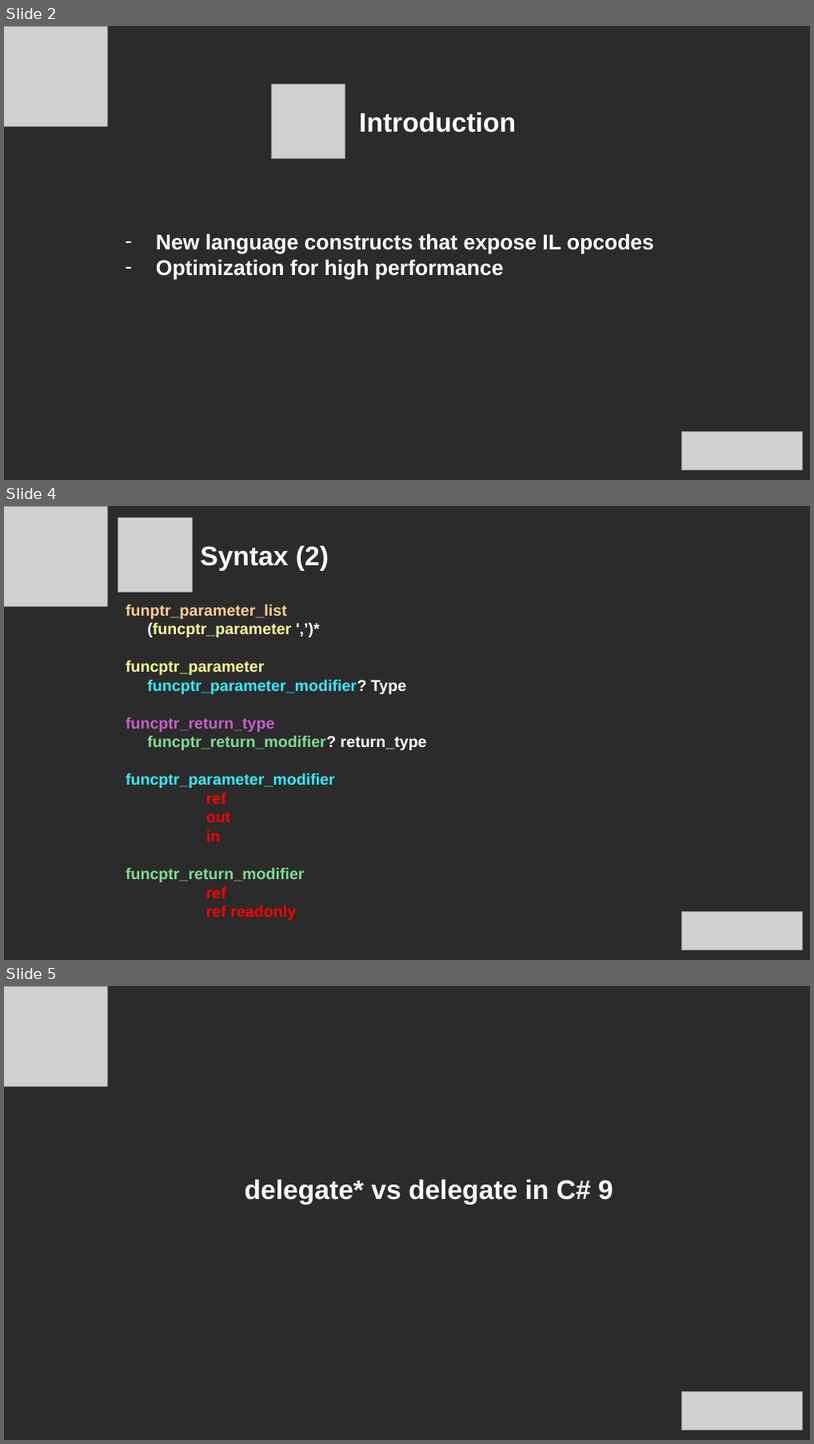
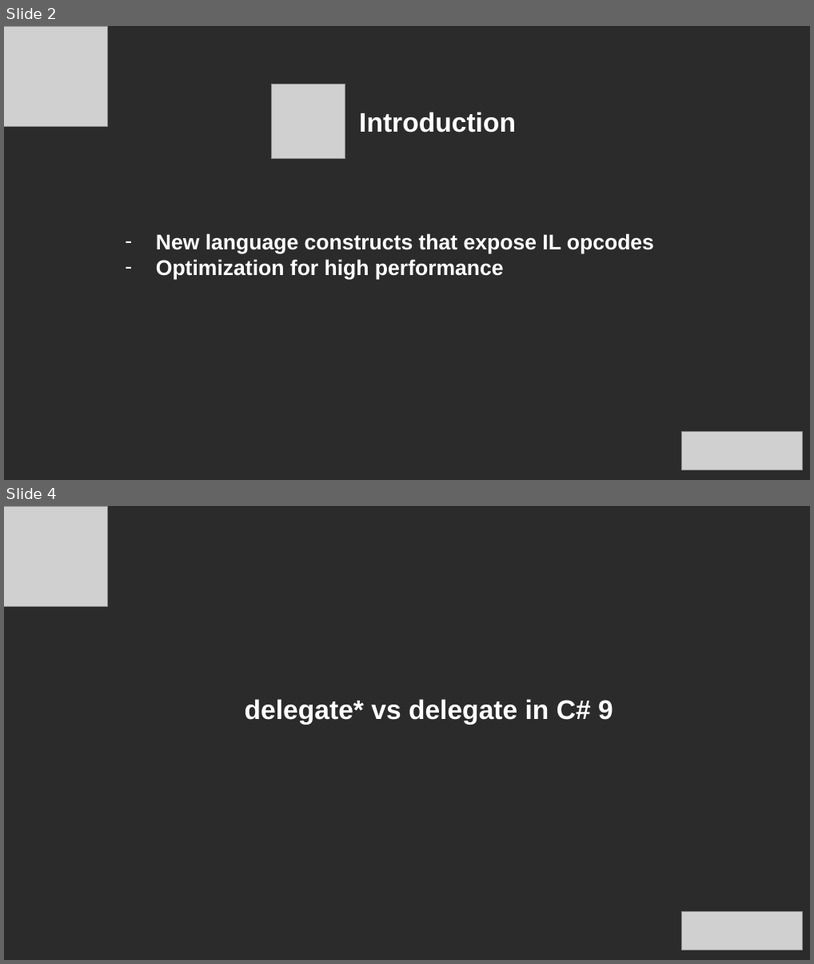
Before and after one commit to 94adi/DesignPatterns, a slide deck: FunctionPointer/Function Pointers proviz.pptx. Shown one above the other, each under a label of ours: slides 2, 4 and 5 before the commit, slides 2 and 4 after it; the slides between them are not shown. The pictures are 814x1444 and 814x964 pixels, drawn with LibreOffice and Linux fonts; fonts in the diff are those of the drawing; grey boxes stand for pictures; background and template pictures are left out; a plain dark background stands for a picture behind light text. Boxes give left, top, right and bottom in pixels: in the first picture for what was removed or moved away, otherwise in the second. Text is boxed around its words. In the diff, an @@ line names an element or a change of style, - is before the commit and + after.

```diff
--- a/FunctionPointer/Function Pointers proviz.pptx
+++ b/FunctionPointer/Function Pointers proviz.pptx
@@ slide 4 removed at (4, 506, 810, 960), background picture (left out) @@
@@ picture removed at (4, 506, 108, 606) @@
@@ picture removed at (118, 518, 193, 592) @@
@@ text removed at (200, 545, 329, 571) @@
-Syntax (2)
@@ text removed at (126, 604, 427, 920) @@
-funptr_parameter_list
-(funcptr_parameter ',’)*
-funcptr_parameter
-funcptr_parameter_modifier? Type
-funcptr_return_type
-funcptr_return_modifier? return_type
-funcptr_parameter_modifier
-ref
-out
-in
-funcptr_return_modifier
-ref
-ref readonly
@@ picture removed at (682, 911, 802, 949) @@
@@ what was slide 5 is now slide 4 @@
```
Also in this commit, not shown: 3 slides changed, 1 slide added.
